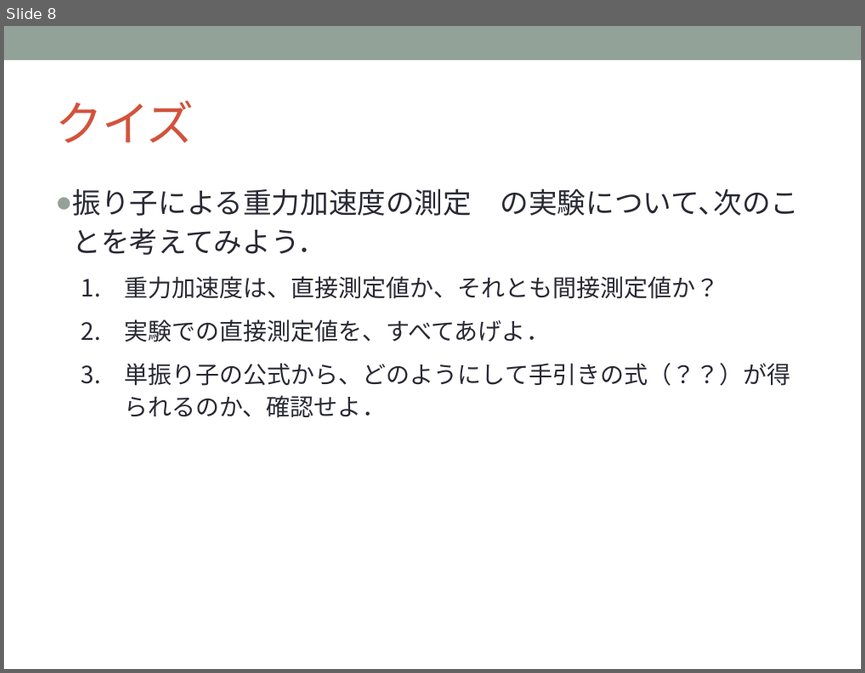
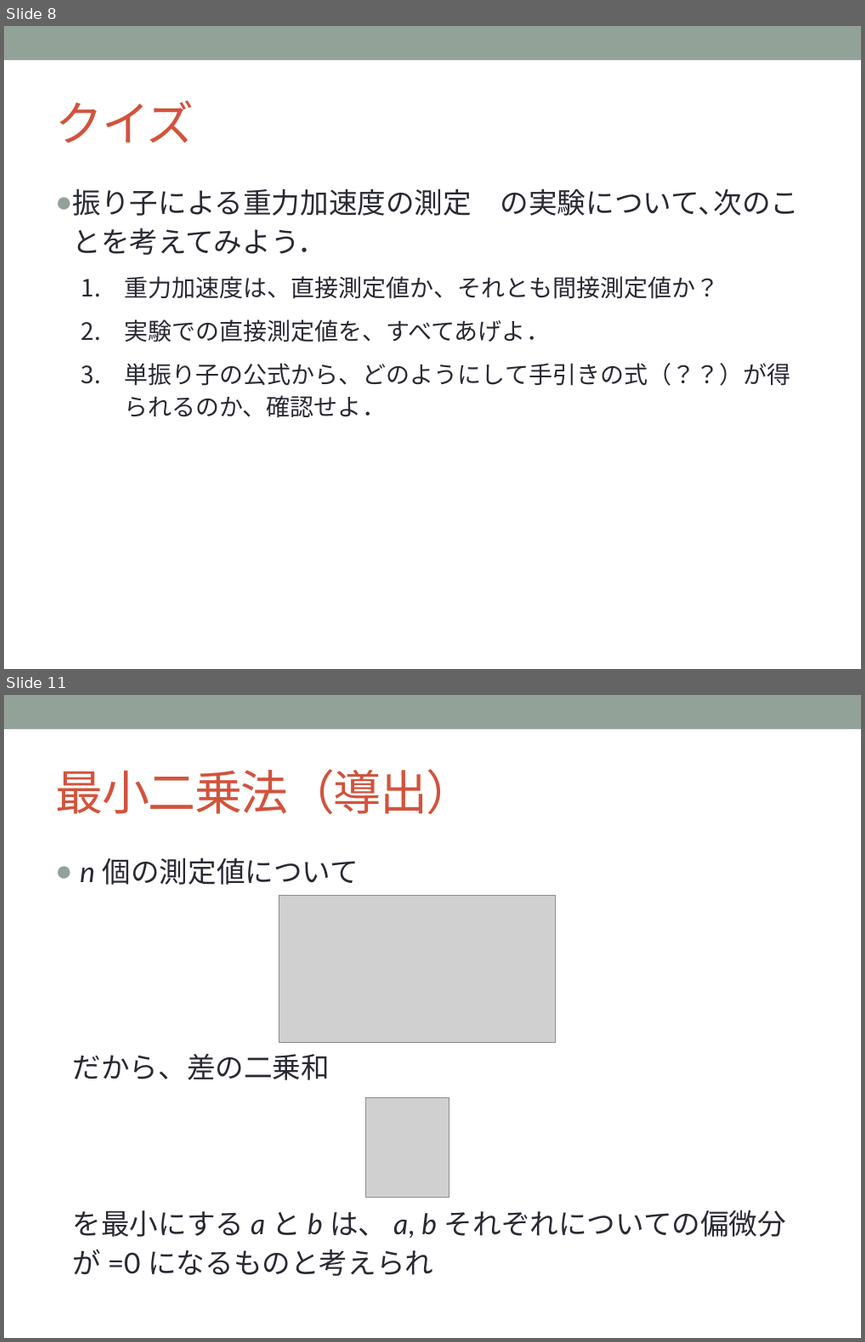
Before and after one commit to una1veritas/Students-Experiments, a slide deck: 測定とデータの扱い方_2+.pptx. Shown one above the other, each under a label of ours: slide 8 before the commit, slides 8 and 11 after it; the slides between them are not shown. The pictures are 865x673 and 865x1342 pixels, drawn with LibreOffice and Linux fonts; fonts in the diff are those of the drawing; grey boxes stand for pictures. Boxes give left, top, right and bottom in pixels: in the first picture for what was removed or moved away, otherwise in the second. Text is boxed around its words. In the diff, an @@ line names an element or a change of style, - is before the commit and + after.

```diff
--- a/測定とデータの扱い方_2+.pptx
+++ b/測定とデータの扱い方_2+.pptx
@@ slide 11 added at box(4, 695, 861, 1338), background #FFFFFF; not listed: 1 template element that a slide beside it also shows @@
@@ title added at box(55, 769, 473, 814), 40 pt, text #D2533C @@
+最小二乗法（導出）
@@ text added at box(73, 857, 786, 1276), 24 pt, text #292934 @@
+● n 個の測定値について
+  だから、差の二乗和
+  を最小にする a と b は、 a, b それぞれについての偏微分が =0 になるものと考えられ
@@ picture added at box(279, 895, 555, 1042) @@
@@ picture added at box(365, 1098, 449, 1197) @@
```
Also in this commit, not shown: 3 slides changed, 4 other files.
